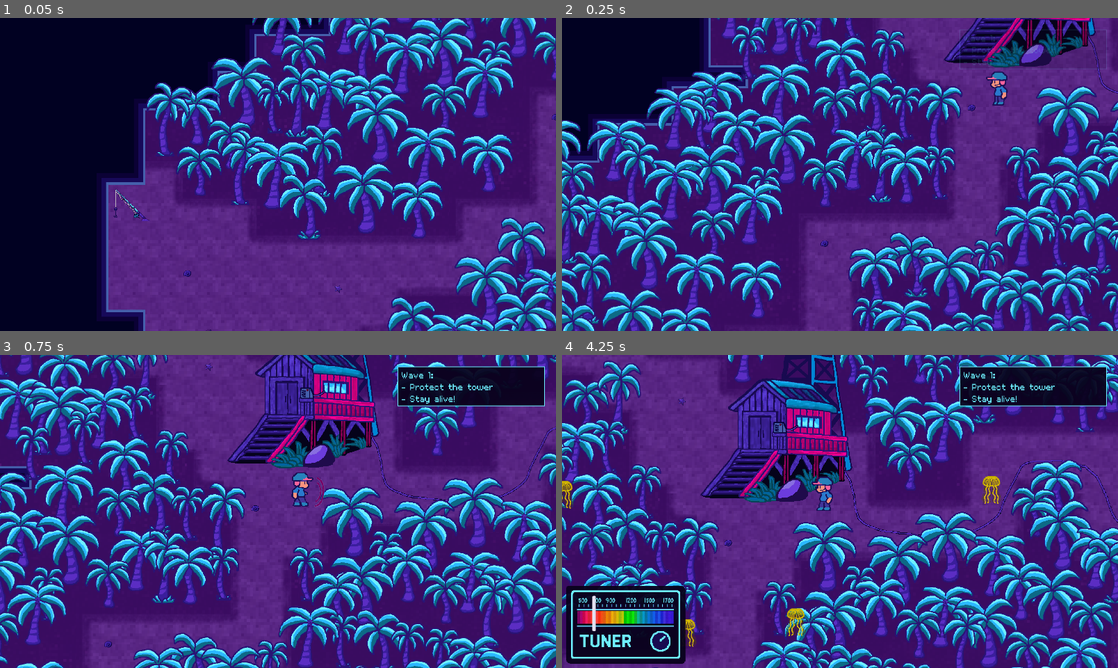
Above: before the commit, frames 1-4 (two rows, left to right).
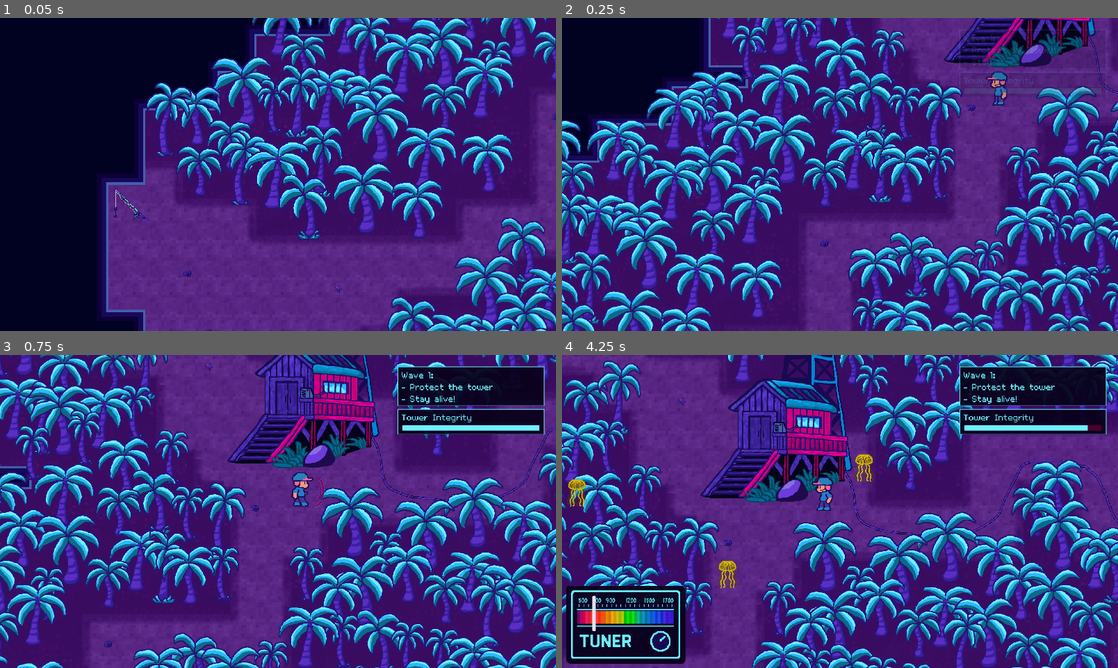
Above: after the commit, the same moments.

Repository: dougwhite/wave-length
Game: Godot game, scene res://scenes/game.tscn
Two runs of this game, one before a commit and one after it. Both use one fixed random seed, a clock stepped at 60 frames per second and the inputs below.
Inputs (mouse positions are in pixels of both pictures, inside the frame that each line leads up to):
- Up to frame 1 (0.05 s): no input
- Up to frame 2 (0.25 s): no input
- Up to frame 3 (0.75 s): tap Enter (ui_accept) at 0.5 s; move the mouse to (400, 495) at 0.52 s; hold Right (move_right) from 0.53 s (still down); hold Shift (fine_tune) from 0.53 s (still down); click (400, 495) at 0.67 s
- Up to frame 4 (4.25 s): tap Enter (ui_accept) at 0.77, 1.52, 3.02, 3.77 s; move the mouse to (728, 527) at 1.27 s; release Right (move_right) at 1.28 s; release Shift (fine_tune) at 1.28 s; hold S (move_down) 1.28-2.03 s; click (728, 527) at 1.35 s; move the mouse to (895, 442) at 2.02 s; hold Right (move_right) 2.03-2.78 s; hold E (interact) 2.03-2.78 s; move the mouse to (812, 574) at 2.77 s; hold Up (move_up) 2.78-3.53 s; tap 1 (tune_1) at 2.85 s; click (812, 574) at 2.92 s; move the mouse to (1006, 558) at 3.52 s; hold Left (move_left) from 3.53 s (still down); hold 2 (tune_2) from 3.53 s (still down)

Frame 1 is identical in both runs. In frame 2, 0.2% of the frame differs, in the area x 71-96%, y 17-26%; in frame 3, 2.3%; in frame 4, 3.4%, in the area x 0-98%, y 3-94%.

Commit message:
Added Health component to tower, and tower health bar to objectives ui. Added jellyfish damage to tower.

Diff:
--- a/scenes/enemies/jellyfish.tscn
+++ b/scenes/enemies/jellyfish.tscn
@@ -53,7 +53,7 @@
 radius = 28.0
 height = 96.0
 
-[node name="Jellyfish" type="StaticBody2D"]
+[node name="Jellyfish" type="Area2D"]
 script = ExtResource("1_undyx")
 
 [node name="glow" type="AnimatedSprite2D" parent="."]
@@ -71,3 +71,5 @@
 [node name="alien_noise" type="AudioStreamPlayer" parent="."]
 stream = ExtResource("8_2knwg")
 bus = &"SFX"
+
+[connection signal="body_entered" from="." to="." method="_on_body_entered"]
--- a/scenes/game.tscn
+++ b/scenes/game.tscn
@@ -2251,6 +2251,10 @@
 [node name="DialogBox" parent="CanvasLayer" instance=ExtResource("18_ssvqc")]
 
 [node name="Objectives" parent="CanvasLayer" instance=ExtResource("22_bt5mj")]
+offset_left = -40.0
+offset_top = 40.0
+offset_right = -40.0
+offset_bottom = 40.0
 
 [node name="TunerUI" parent="CanvasLayer" instance=ExtResource("25_qnb83")]
 
--- /dev/null
+++ b/scenes/health_component.tscn
@@ -0,0 +1,7 @@
+[gd_scene load_steps=2 format=3 uid="uid://d1fkhvrh3t7je"]
+
+[ext_resource type="Script" uid="uid://xiub0u22p16q" path="res://scripts/health.gd" id="1_a1tyf"]
+
+[node name="Health" type="Node"]
+script = ExtResource("1_a1tyf")
+metadata/_custom_type_script = "uid://xiub0u22p16q"
--- a/scenes/tunables/radio_tower.tscn
+++ b/scenes/tunables/radio_tower.tscn
@@ -1,7 +1,8 @@
-[gd_scene load_steps=3 format=3 uid="uid://bkn22v61wdeqk"]
+[gd_scene load_steps=4 format=3 uid="uid://bkn22v61wdeqk"]
 
 [ext_resource type="Texture2D" uid="uid://dpg2tetnd8da4" path="res://art/radio-tower.png" id="1_7cxyx"]
 [ext_resource type="Script" uid="uid://1xnx8hqw8bs7" path="res://scripts/tunables/radio_tower.gd" id="1_efylt"]
+[ext_resource type="PackedScene" uid="uid://d1fkhvrh3t7je" path="res://scenes/health_component.tscn" id="3_rbbnj"]
 
 [node name="RadioTower" type="Area2D"]
 script = ExtResource("1_efylt")
@@ -27,3 +28,5 @@
 [node name="CollisionPolygon2D" type="CollisionPolygon2D" parent="."]
 position = Vector2(7, 63)
 polygon = PackedVector2Array(-4, 5, 144, -21, 41, -714, 17, -751, 48, -786, 43, -823, 9, -842, 7, -896, -7, -896, -10, -842, -41, -813, -42, -779, -13, -752, -37, -713, -160, -32)
+
+[node name="Health" parent="." instance=ExtResource("3_rbbnj")]
--- /dev/null
+++ b/scenes/ui/health_bar.tscn
@@ -0,0 +1,52 @@
+[gd_scene load_steps=4 format=3 uid="uid://xr2r8gnna1op"]
+
+[ext_resource type="FontFile" uid="uid://bflvrjrnrrjgu" path="res://fonts/nimblebeastscollective.itch.io/Habbo.ttf" id="1_1vcc2"]
+[ext_resource type="Script" uid="uid://d35kfymfnt0o5" path="res://scripts/ui/health_bar.gd" id="1_qi2ti"]
+
+[sub_resource type="StyleBoxFlat" id="StyleBoxFlat_qi2ti"]
+bg_color = Color(0.03529412, 0.007843138, 0.10980392, 0.9411765)
+border_width_left = 2
+border_width_top = 2
+border_width_right = 2
+border_width_bottom = 2
+border_color = Color(0.43137255, 0.9411765, 1, 1)
+
+[node name="HealthBar" type="Control"]
+layout_mode = 3
+anchors_preset = 1
+anchor_left = 1.0
+anchor_right = 1.0
+grow_horizontal = 0
+script = ExtResource("1_qi2ti")
+
+[node name="Panel" type="Panel" parent="."]
+layout_mode = 0
+offset_right = 508.0
+offset_bottom = 88.0
+theme_override_styles/panel = SubResource("StyleBoxFlat_qi2ti")
+
+[node name="Label" type="Label" parent="Panel"]
+layout_mode = 0
+offset_left = 15.0
+offset_top = 8.0
+offset_right = 258.0
+offset_bottom = 46.0
+theme_override_colors/font_color = Color(1, 1, 1, 1)
+theme_override_fonts/font = ExtResource("1_1vcc2")
+theme_override_font_sizes/font_size = 48
+text = "Tower Integrity"
+
+[node name="hp_background" type="ColorRect" parent="Panel"]
+layout_mode = 0
+offset_left = 16.0
+offset_top = 55.0
+offset_right = 491.0
+offset_bottom = 75.0
+color = Color(0.29526162, 4.2114408e-07, 0.16748962, 1)
+
+[node name="hp_foreground" type="ColorRect" parent="Panel"]
+layout_mode = 1
+offset_left = 17.0
+offset_top = 56.0
+offset_right = 490.0
+offset_bottom = 74.0
--- a/scenes/ui/objectives.tscn
+++ b/scenes/ui/objectives.tscn
@@ -1,7 +1,8 @@
-[gd_scene load_steps=4 format=3 uid="uid://dl6ltjuc0nrh1"]
+[gd_scene load_steps=5 format=3 uid="uid://dl6ltjuc0nrh1"]
 
 [ext_resource type="FontFile" uid="uid://bflvrjrnrrjgu" path="res://fonts/nimblebeastscollective.itch.io/Habbo.ttf" id="1_bvcxi"]
 [ext_resource type="Script" uid="uid://rbas2oqlygt4" path="res://scripts/ui/objectives.gd" id="1_qldaq"]
+[ext_resource type="PackedScene" uid="uid://xr2r8gnna1op" path="res://scenes/ui/health_bar.tscn" id="3_bp2o6"]
 
 [sub_resource type="StyleBoxFlat" id="StyleBoxFlat_bvcxi"]
 bg_color = Color(0.03498002, 0.007699999, 0.11, 0.9411765)
@@ -19,26 +20,28 @@
 grow_horizontal = 0
 script = ExtResource("1_qldaq")
 
-[node name="PanelContainer" type="PanelContainer" parent="."]
+[node name="VBoxContainer" type="VBoxContainer" parent="."]
 layout_mode = 1
 anchors_preset = 1
 anchor_left = 1.0
 anchor_right = 1.0
-offset_left = -397.0
-offset_top = 40.0
-offset_right = -39.0
-offset_bottom = 111.0
+offset_left = -508.0
+offset_bottom = 99.0
 grow_horizontal = 0
+theme_override_constants/separation = 10
+
+[node name="PanelContainer" type="PanelContainer" parent="VBoxContainer"]
+layout_mode = 2
 theme_override_styles/panel = SubResource("StyleBoxFlat_bvcxi")
 
-[node name="MarginContainer" type="MarginContainer" parent="PanelContainer"]
+[node name="MarginContainer" type="MarginContainer" parent="VBoxContainer/PanelContainer"]
 layout_mode = 2
 theme_override_constants/margin_left = 12
 theme_override_constants/margin_top = 6
 theme_override_constants/margin_right = 12
 theme_override_constants/margin_bottom = 6
 
-[node name="Label" type="Label" parent="PanelContainer/MarginContainer"]
+[node name="Label" type="Label" parent="VBoxContainer/PanelContainer/MarginContainer"]
 custom_minimum_size = Vector2(480, 0)
 layout_mode = 2
 theme_override_colors/font_color = Color(1, 1, 1, 1)
@@ -47,3 +50,6 @@
 text = "Head back to the radio tower
 Use WSAD to move"
 autowrap_mode = 2
+
+[node name="HealthBar" parent="VBoxContainer" instance=ExtResource("3_bp2o6")]
+layout_mode = 2
--- a/scripts/enemies/jellyfish.gd
+++ b/scripts/enemies/jellyfish.gd
@@ -3,7 +3,7 @@
 @onready var alien_noise = $alien_noise
 
 @export var goal: Node2D
-@export var speed: float = 50
+@export var speed: float = 250
 @export var health: float = 5
 
 func _ready():
@@ -14,8 +14,18 @@
 	if !goal:
 		return
 
-	var dir = (goal.global_position - global_position).normalized()
-	position += dir * speed * delta
+	# figure out where our goal is from our current location
+	var dir = (goal.global_position - global_position)
+
+	# If we are near our destination, try to damage it
+	if dir.length() <= 1.0:
+		var goal_health = goal.get_node_or_null("Health")
+		if goal_health:
+			goal_health.take_damage(10)
+			queue_free()
+
+	# Move towards our goal
+	position += dir.normalized() * speed * delta
 	super(delta)
 
 func strong_hit() -> bool:
@@ -33,3 +43,10 @@
 		queue_free()
 
 	return true
+
+# If we collide with something that has a health bar, damage it then queue_free
+func _on_body_entered(body):
+	var body_health = body.get_node_or_null("Health")
+	if body_health:
+		body_health.take_damage(10)
+		queue_free()
--- a/scripts/game_manager.gd
+++ b/scripts/game_manager.gd
@@ -65,3 +65,6 @@
 	sfx.volume_db = volume
 	sfx.pitch_scale = randf_range(pitch_min, pitch_max)
 	sfx.play()
+
+func game_over():
+	print('game over!')
--- /dev/null
+++ b/scripts/health.gd
@@ -0,0 +1,22 @@
+class_name Health
+extends Node
+
+@export var max_health: int = 100
+var current_health: int
+
+signal health_changed(_current: int, _max: int)
+signal died
+
+func _ready():
+	current_health = max_health
+	emit_signal("health_changed", current_health, max_health)
+
+func take_damage(amount: int):
+	if amount <= 0:
+		return
+
+	current_health = max(current_health - amount, 0)
+	emit_signal("health_changed", current_health, max_health)
+
+	if current_health == 0:
+		emit_signal("died")
--- a/scripts/narrative/narrative_manager.gd
+++ b/scripts/narrative/narrative_manager.gd
@@ -439,6 +439,9 @@
 		"- Stay alive!"
 	]))
 
+	# Set the health target
+	objectives.show_health_bar(radio_tower.get_node("Health") as Health)
+
 	# Start the first wave
 	enemy_wave_manager.start_wave(0)
 
--- a/scripts/tunables/radio_tower.gd
+++ b/scripts/tunables/radio_tower.gd
@@ -28,3 +28,9 @@
 # When we get hit, broadcast a signal
 func any_hit():
 	emit_signal("tower_hit")
+
+func _on_health_health_changed(_current, _max):
+	print("Tower HP: %d / %d" % [_current, _max])
+
+func _on_health_died():
+	print("Tower destroyed!")
--- /dev/null
+++ b/scripts/ui/health_bar.gd
@@ -0,0 +1,74 @@
+extends Control
+
+@onready var hp_foreground = $Panel/hp_foreground
+@onready var panel = $Panel
+@onready var label = $Panel/Label
+
+var health: Health
+var _bar_max: float
+var showing: bool = false
+var stylebox: StyleBox
+
+const FADE_IN_TIME = .75
+const FADE_COL_TIME = .5
+const FADE_OUT_TIME = 1.5
+const PROG_COLOR = Color("#6ef0ff")
+const DONE_COLOR = Color("#ff3fa4")
+
+func _ready():
+	# Figure out our maximum bar size
+	_bar_max = hp_foreground.size.x
+	stylebox = panel.get_theme_stylebox("panel")
+	panel.modulate.a = 0.0
+
+func set_health_target(_health: Health):
+	# Set the current health target
+	health = _health
+
+	# Set the current health
+	_set_bar_health(health.current_health, health.max_health)
+
+	# connect up health changed event
+	health.health_changed.connect(_on_health_changed)
+
+func _set_bar_health(_current: int, _max: int):
+	hp_foreground.size.x = (float(_current) / float(_max)) * _bar_max
+
+func _on_health_changed(_current: int, _max: int):
+	_set_bar_health(_current, _max)
+
+func fade_in():
+	label.modulate = PROG_COLOR
+	hp_foreground.modulate = PROG_COLOR
+	stylebox.border_color = PROG_COLOR
+
+	showing = true
+	var tween = create_tween()
+
+	tween.tween_property(panel, "modulate:a", 1.0, FADE_IN_TIME) \
+		.set_trans(Tween.TRANS_SINE) \
+		.set_ease(Tween.EASE_IN)
+
+	await tween.finished
+
+func fade_out():
+	showing = false
+	var tween = create_tween()
+
+	tween.parallel().tween_property(label, "modulate", DONE_COLOR, FADE_COL_TIME) \
+		.set_trans(Tween.TRANS_SINE) \
+		.set_ease(Tween.EASE_IN)
+
+	tween.parallel().tween_property(hp_foreground, "modulate", DONE_COLOR, FADE_COL_TIME) \
+		.set_trans(Tween.TRANS_SINE) \
+		.set_ease(Tween.EASE_IN)
+
+	tween.parallel().tween_property(stylebox, "border_color", DONE_COLOR, FADE_COL_TIME) \
+		.set_trans(Tween.TRANS_SINE) \
+		.set_ease(Tween.EASE_IN)
+
+	tween.parallel().tween_property(panel, "modulate:a", 0.0, FADE_OUT_TIME) \
+		.set_trans(Tween.TRANS_SINE) \
+		.set_ease(Tween.EASE_IN)
+
+	await tween.finished
--- a/scripts/ui/objectives.gd
+++ b/scripts/ui/objectives.gd
@@ -1,7 +1,8 @@
 extends Control
 
-@onready var panel = $PanelContainer
-@onready var label = $PanelContainer/MarginContainer/Label
+@onready var panel = $VBoxContainer/PanelContainer
+@onready var label = $VBoxContainer/PanelContainer/MarginContainer/Label
+@onready var health_bar = $VBoxContainer/HealthBar
 
 const FADE_IN_TIME = .75
 const FADE_COL_TIME = .5
@@ -21,6 +22,10 @@
 	label.modulate = PROG_COLOR
 	stylebox.border_color = PROG_COLOR
 	_fade_in()
+
+func show_health_bar(target: Health):
+	health_bar.set_health_target(target)
+	health_bar.fade_in()
 
 func complete_objective():
 	await _fade_out()
@@ -49,4 +54,8 @@
 		.set_trans(Tween.TRANS_SINE) \
 		.set_ease(Tween.EASE_IN)
 
+	# If the health bar is showing, we should hide that too
+	if health_bar.showing:
+		health_bar.fade_out()
+
 	await tween.finished
Not shown, added: scripts/health.gd.uid
Not shown, added: scripts/ui/health_bar.gd.uid
